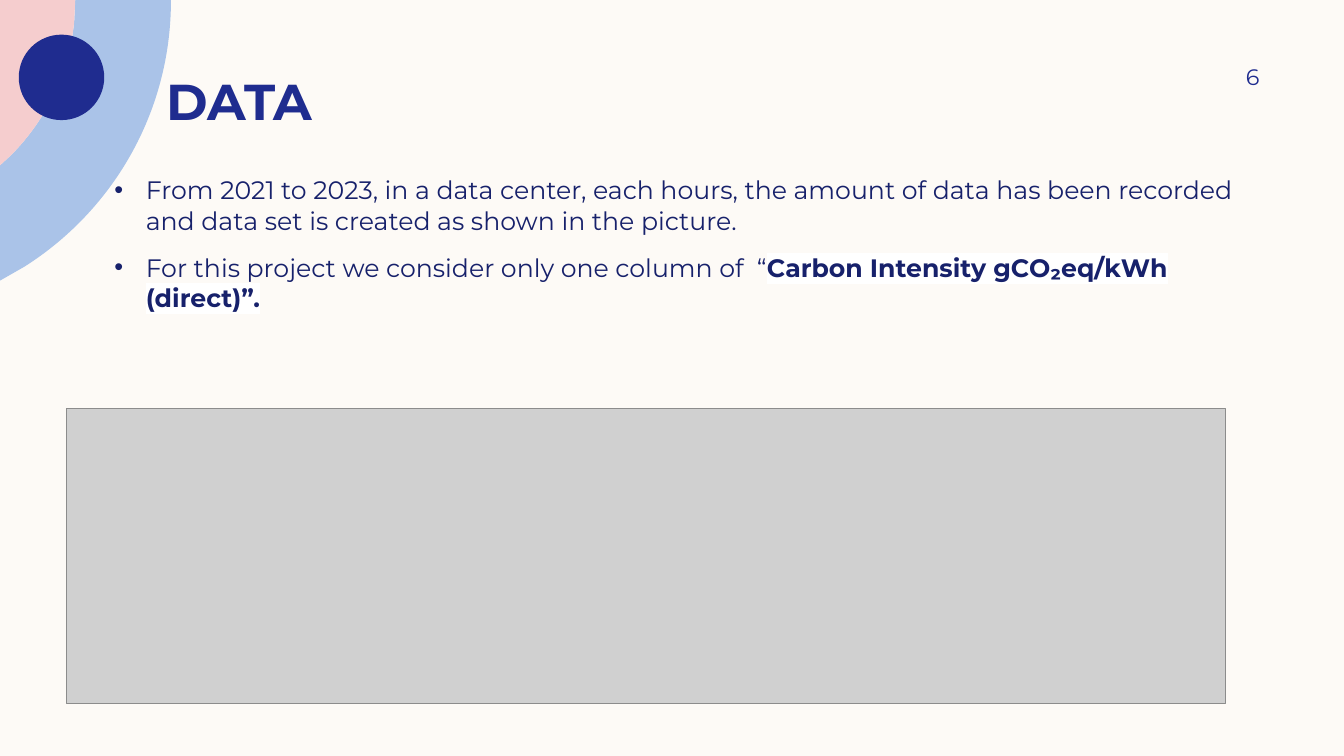
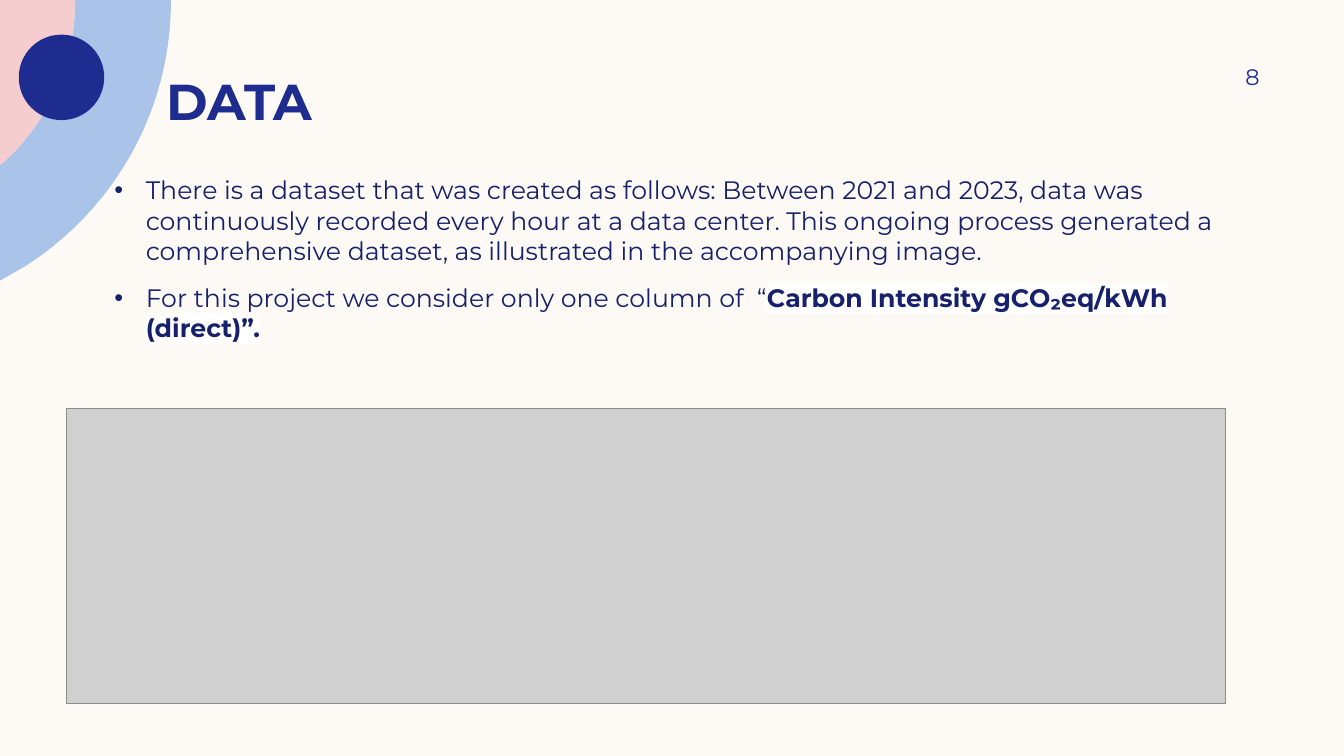
Before and after one commit to Fatemehbozorgi97/Carbon-emission-prediction-, a slide deck: slide 8 of Carbon emission prediction.pptx (slide 6 before the commit). Drawn at 1344x756 pixels with LibreOffice and Linux fonts; fonts in the diff are those of the drawing; grey boxes stand for pictures. Boxes give left, top, right and bottom in pixels: in the first picture for what was removed or moved away, otherwise in the second. Text is boxed around its words. In the diff, an @@ line names an element or a change of style, - is before the commit and + after.

```diff
--- a/Carbon emission prediction.pptx
+++ b/Carbon emission prediction.pptx
@@ page number at box(1245, 69, 1259, 85): text changed @@
-6
+8
@@ text at box(146, 180, 1212, 265): text changed @@
-• From 2021 to 2023, in a data center, each hours, the amount of data has been recorded and data set is created as shown in the picture.
+• There is a dataset that was created as follows: Between 2021 and 2023, data was continuously recorded every hour at a data center. This ongoing process generated a comprehensive dataset, as illustrated in the accompanying image.
```
Also in this commit, not shown: 9 other slides changed, 3 slides added, 1 slide removed, 2 other files.
